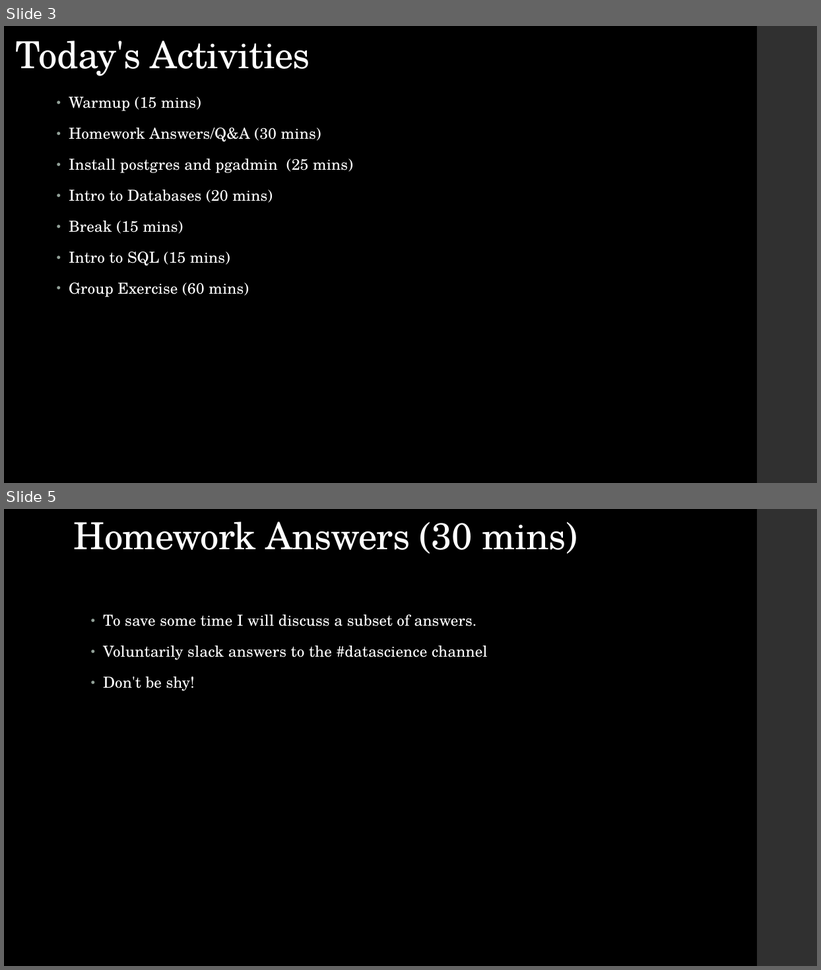
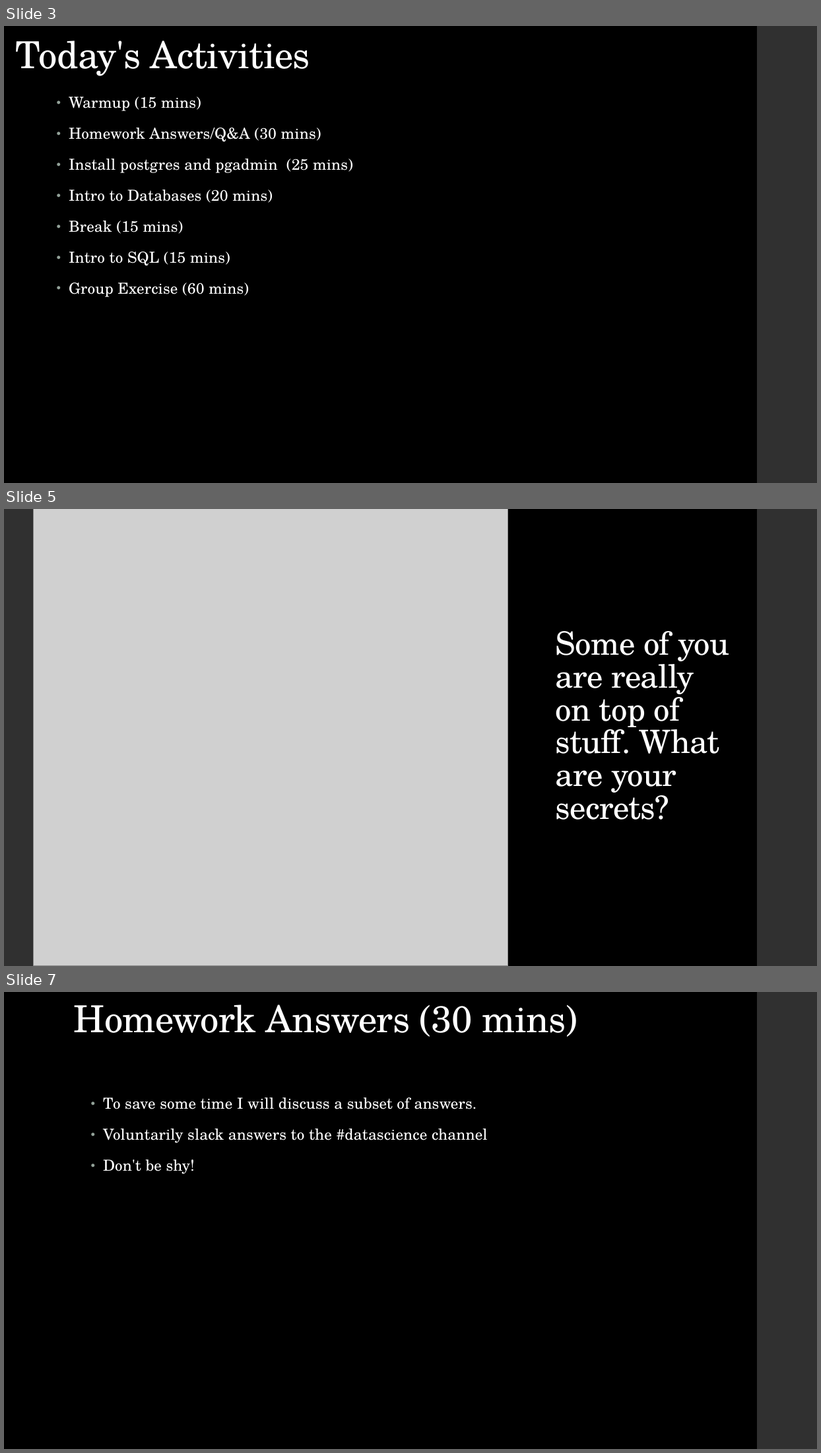
Before and after one commit to LaunchCoderGirlSTL/Data-Science-Assignments, a slide deck: course_material/week_06/week_06_presentation.pptx. Shown one above the other, each under a label of ours: slides 3 and 5 before the commit, slides 3, 5 and 7 after it; the slides between them are not shown. The pictures are 821x970 and 821x1453 pixels, drawn with LibreOffice and Linux fonts; fonts in the diff are those of the drawing; grey boxes stand for pictures. Boxes give left, top, right and bottom in pixels: in the first picture for what was removed or moved away, otherwise in the second. Text is boxed around its words. In the diff, an @@ line names an element or a change of style, - is before the commit and + after.

```diff
--- a/course_material/week_06/week_06_presentation.pptx
+++ b/course_material/week_06/week_06_presentation.pptx
@@ slide 5 added at (4, 509, 817, 966), background #000000 @@
@@ rectangle added at (4, 509, 34, 966), fill #303030 @@
@@ picture added at (33, 509, 508, 966) @@
@@ rectangle added at (757, 509, 817, 966), fill #303030 @@
@@ title added at (556, 631, 729, 820), 38 pt, text #FFFFFF @@
+Some of you are really on top of stuff. What are your secrets?
@@ what was slide 5 is now slide 7 @@
```
Also in this commit, not shown: 3 slides changed, 1 other slide added, 4 other files.
